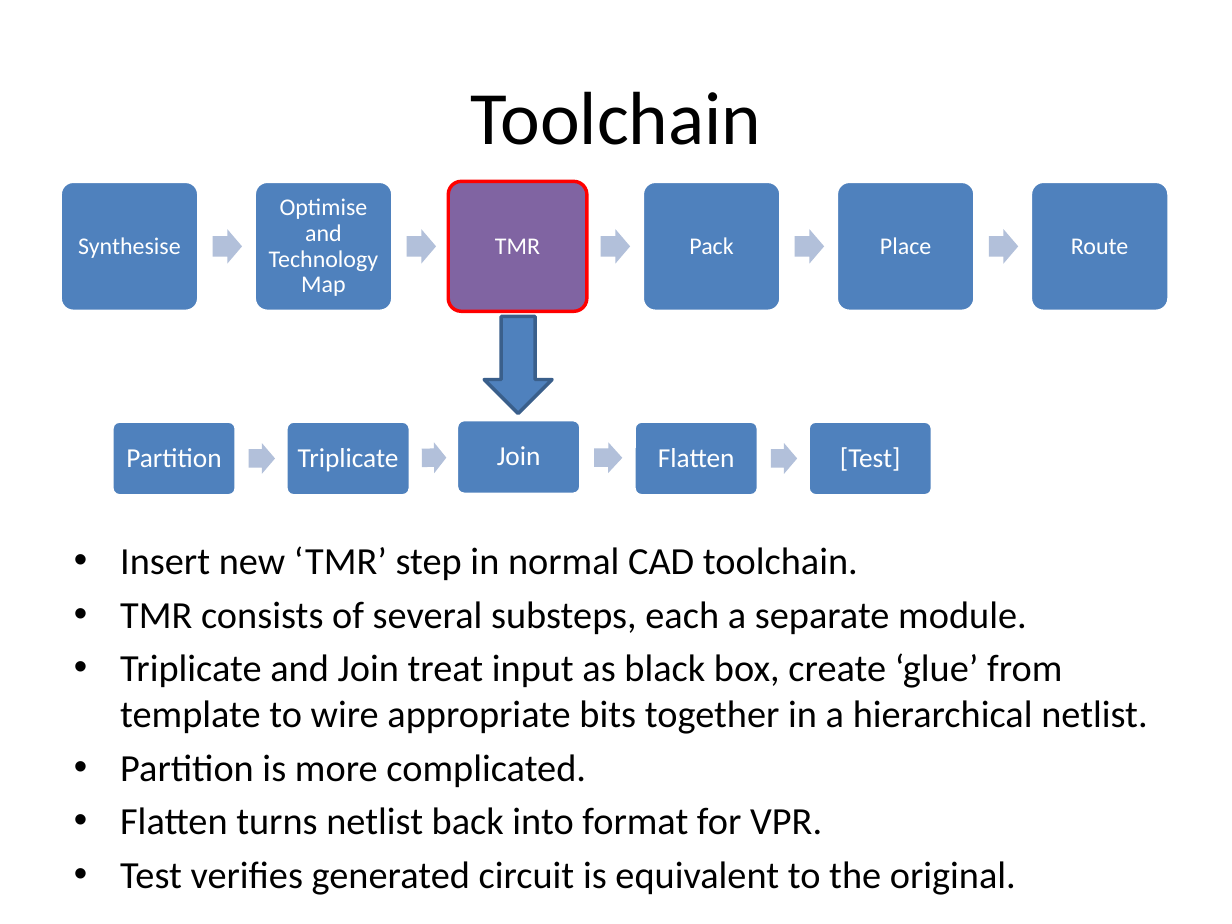
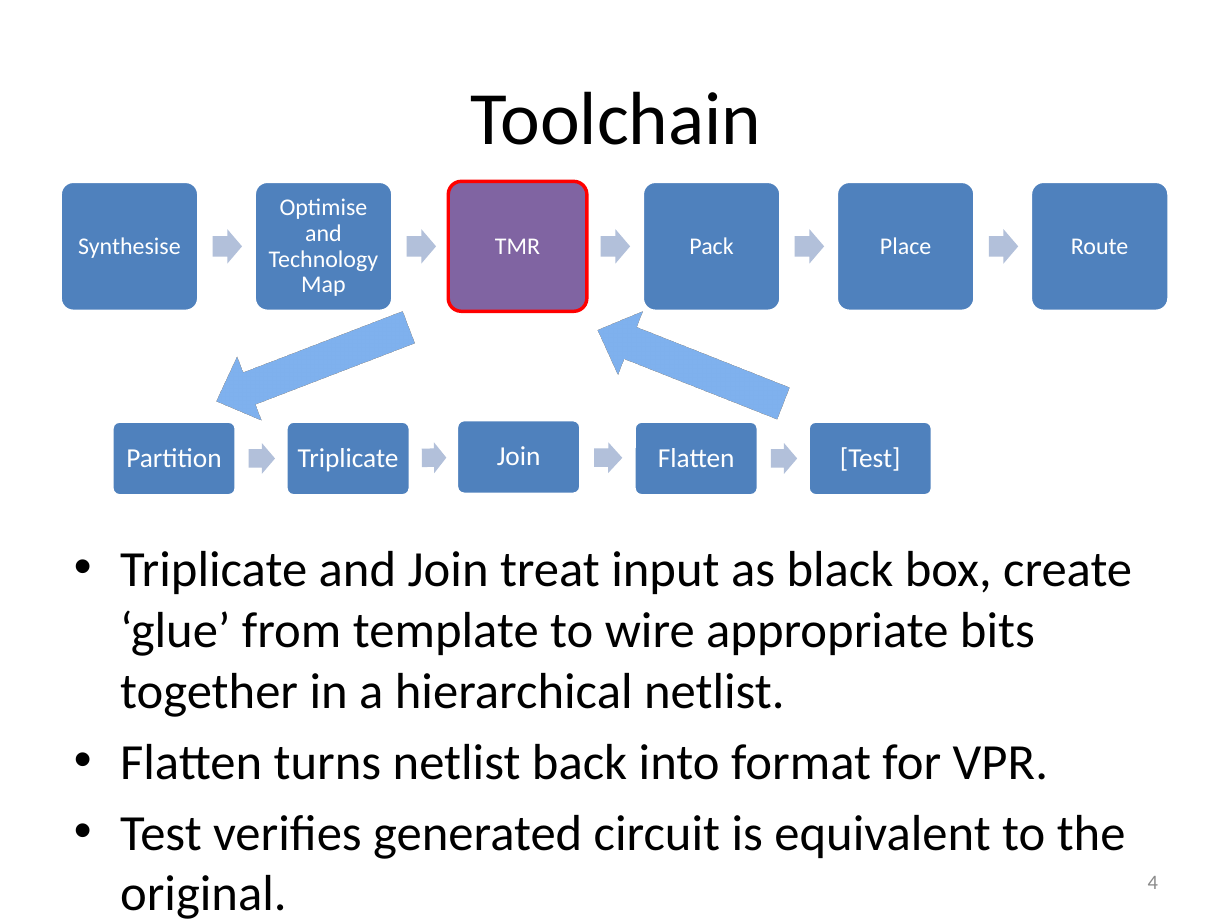
Before and after one commit to Jemima/ths, a slide deck: slide 4 of demo.pptx (slide 5 before the commit). Drawn at 1232x924 pixels with LibreOffice and Linux fonts; fonts in the diff are those of the drawing. Boxes give left, top, right and bottom in pixels: in the first picture for what was removed or moved away, otherwise in the second. Text is boxed around its words. In the diff, an @@ line names an element or a change of style, - is before the commit and + after.

```diff
--- a/demo.pptx
+++ b/demo.pptx
@@ down arrow at (204,296,420,433): proportions changed; rotation 0 to 69 degrees @@
@@ down arrow added at (585,299,796,435), fill #4F81BD, outline #3A5F8C 2 pt @@
@@ text "Triplicate and Join treat input ..." at (120,551,1132,919): size 22.4 to 29.6 pt; more space between paragraphs @@
@@ text at (120,546,1027,635): paragraphs removed @@
-• Insert new ‘TMR’ step in normal CAD toolchain.
-• TMR consists of several substeps, each a separate module.
@@ text at (120,754,586,788): paragraph removed @@
-• Partition is more complicated.
@@ page number added at (1148,876,1158,889), 12 pt, text #8C8C8C @@
+4
```
Also in this commit, not shown: 6 other slides changed, 2 slides added, 5 slides removed, 11 other files.
